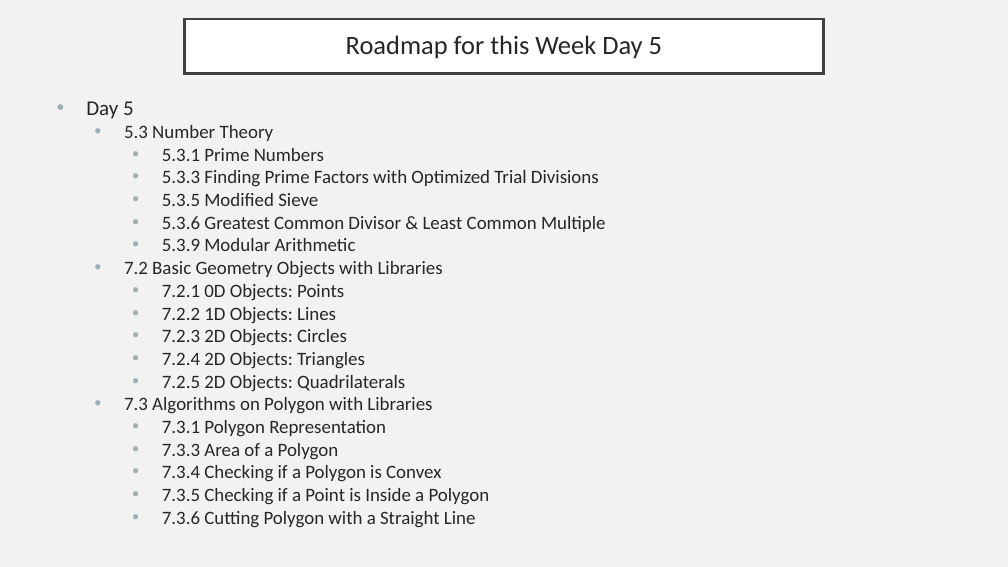
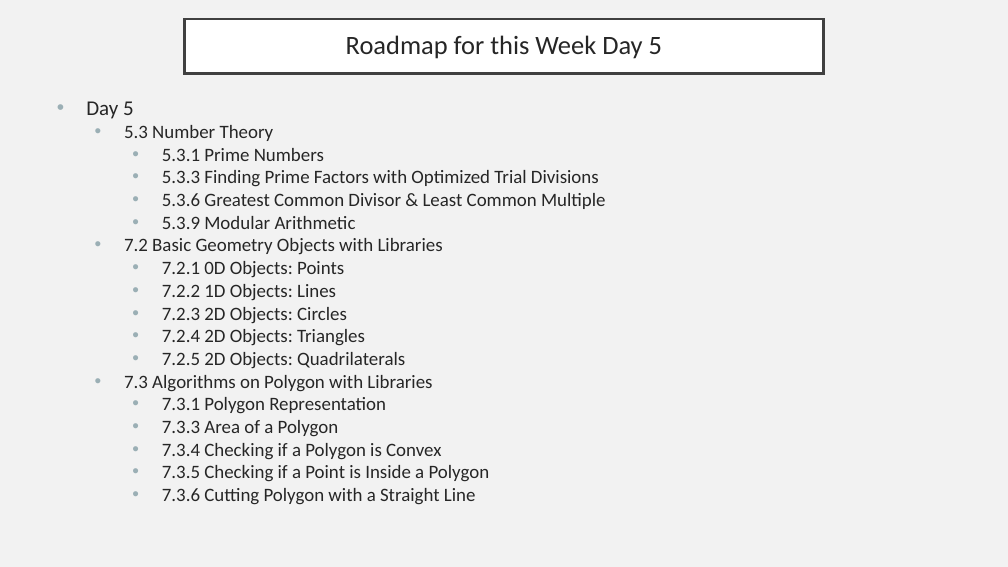
Before and after one commit to ryan-pelchat/competitive-programming-bootcamp-summer-2026, a slide deck: slide 9 of slides/day0_slides.pptx. Drawn at 1008x567 pixels with LibreOffice and Linux fonts; fonts in the diff are those of the drawing. Boxes give left, top, right and bottom in pixels: in the first picture for what was removed or moved away, otherwise in the second. Text is boxed around its words. In the diff, an @@ line names an element or a change of style, - is before the commit and + after.

Commit message:
day 5 draft slides

```diff
--- a/slides/day0_slides.pptx
+++ b/slides/day0_slides.pptx
@@ text at <box>162,193,318,206</box>: paragraph removed @@
-    • 5.3.5 Modified Sieve
```
Also in this commit, not shown: 5 other files.
